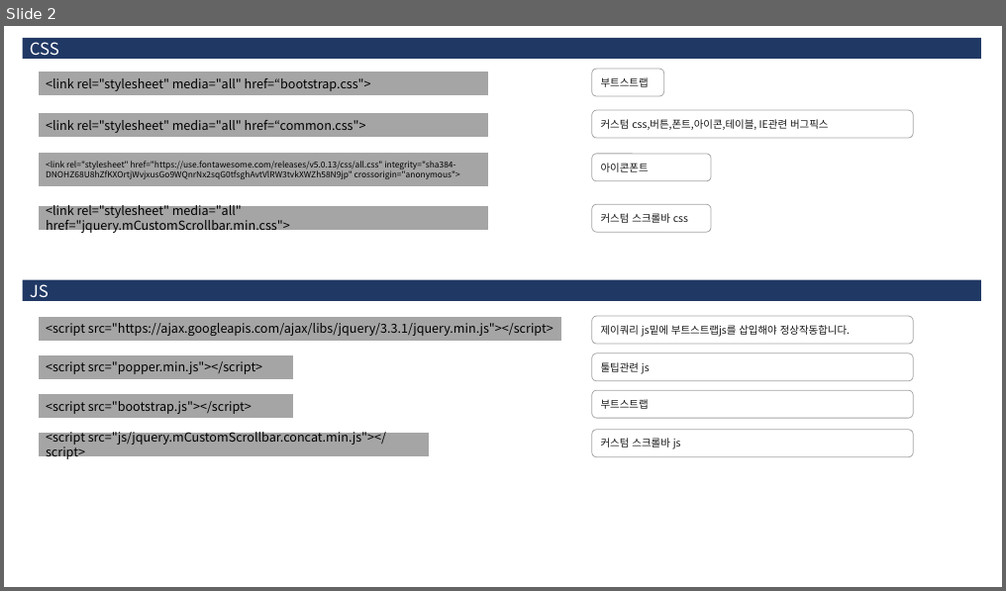
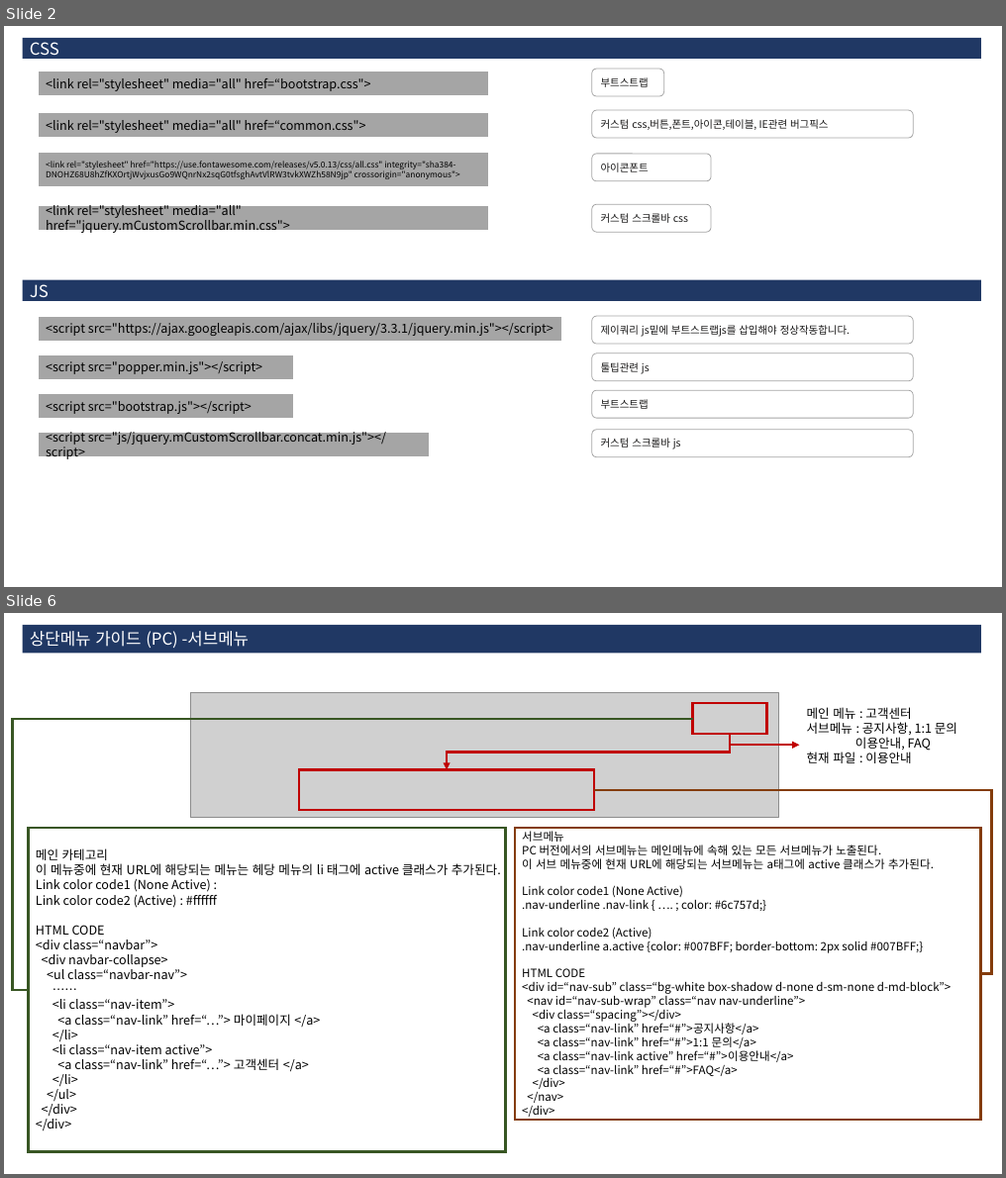
Before and after one commit to 3dwebart/html-publish, a slide deck: web/data/guide.pptx. Shown one above the other, each under a label of ours: slide 2 before the commit, slides 2 and 6 after it; the slides between them are not shown. The pictures are 1006x591 and 1006x1178 pixels, drawn with LibreOffice and Linux fonts; fonts in the diff are those of the drawing; grey boxes stand for pictures. Boxes give left, top, right and bottom in pixels: in the first picture for what was removed or moved away, otherwise in the second. Text is boxed around its words. In the diff, an @@ line names an element or a change of style, - is before the commit and + after.

```diff
--- a/web/data/guide.pptx
+++ b/web/data/guide.pptx
@@ slide 6 added at (4,613,1002,1174), background #FFFFFF @@
@@ rectangle added at (23,625,982,654), fill #203864, 16 pt, text #FFFFFF @@
+상단메뉴 가이드 (PC) -서브메뉴
@@ picture added at (190,692,779,817) @@
@@ elbow line added from (693, 719) to (28, 990), #385723 2.25 pt @@
@@ rectangle added at (693,703,767,734), outline #C00000 2.25 pt @@
@@ text added at (807,707,957,763), 12 pt, text #000000 @@
+메인 메뉴 : 고객센터
+서브메뉴 : 공지사항, 1:1 문의
+이용안내, FAQ
+현재 파일 : 이용안내
@@ elbow arrow added from (731, 735) to (447, 770), #C00000 2.25 pt @@
@@ elbow arrow added from (731, 735) to (800, 745), #C00000 2.25 pt @@
@@ rectangle added at (299,770,594,811), outline #C00000 2.25 pt @@
@@ elbow line added from (594, 790) to (981, 973), #843C0B 2.25 pt @@
@@ rectangle added at (28,828,506,1152), fill #FFFFFF, outline #385723 2.25 pt, 12 pt, text #000000 @@
+메인 카테고리
+이 메뉴중에 현재 URL에 해당되는 메뉴는 헤당 메뉴의 li 태그에 active 클래스가 추가된다.
+Link color code1 (None Active) :
+Link color code2 (Active) : #ffffff
+HTML CODE
+<div class=“navbar”>
+<div navbar-collapse>
+<ul class=“navbar-nav”>
+……
+<li class=“nav-item”>
+<a class=“nav-link” href=“…”> 마이페이지 </a>
+</li>
+<li class=“nav-item active”>
+<a class=“nav-link” href=“…”> 고객센터 </a>
+</li>
+</ul>
+</div>
+</div>
@@ rectangle added at (515,828,981,1120), fill #FFFFFF, outline #843C0B 2.25 pt, 11 pt, text #000000 @@
+서브메뉴
+PC 버전에서의 서브메뉴는 메인메뉴에 속해 있는 모든 서브메뉴가 노출된다.
+이 서브 메뉴중에 현재 URL에 해당되는 서브메뉴는 a태그에 active 클래스가 추가된다.
+Link color code1 (None Active)
+.nav-underline .nav-link { …. ; color: #6c757d;}
+Link color code2 (Active)
+.nav-underline a.active {color: #007BFF; border-bottom: 2px solid #007BFF;}
+HTML CODE
+<div id=“nav-sub” class=“bg-white box-shadow d-none d-sm-none d-md-block”>
+<nav id=“nav-sub-wrap” class=“nav nav-underline”>
+<div class=“spacing”></div>
+<a class=“nav-link” href=“#”>공지사항</a>
+<a class=“nav-link” href=“#”>1:1 문의</a>
+<a class=“nav-link active” href=“#”>이용안내</a>
+<a class=“nav-link” href=“#”>FAQ</a>
+</div>
+</nav>
+</div>
```
Also in this commit, not shown: 5 slides changed, 25 other slides added, 12 slides removed, 14 other files.
